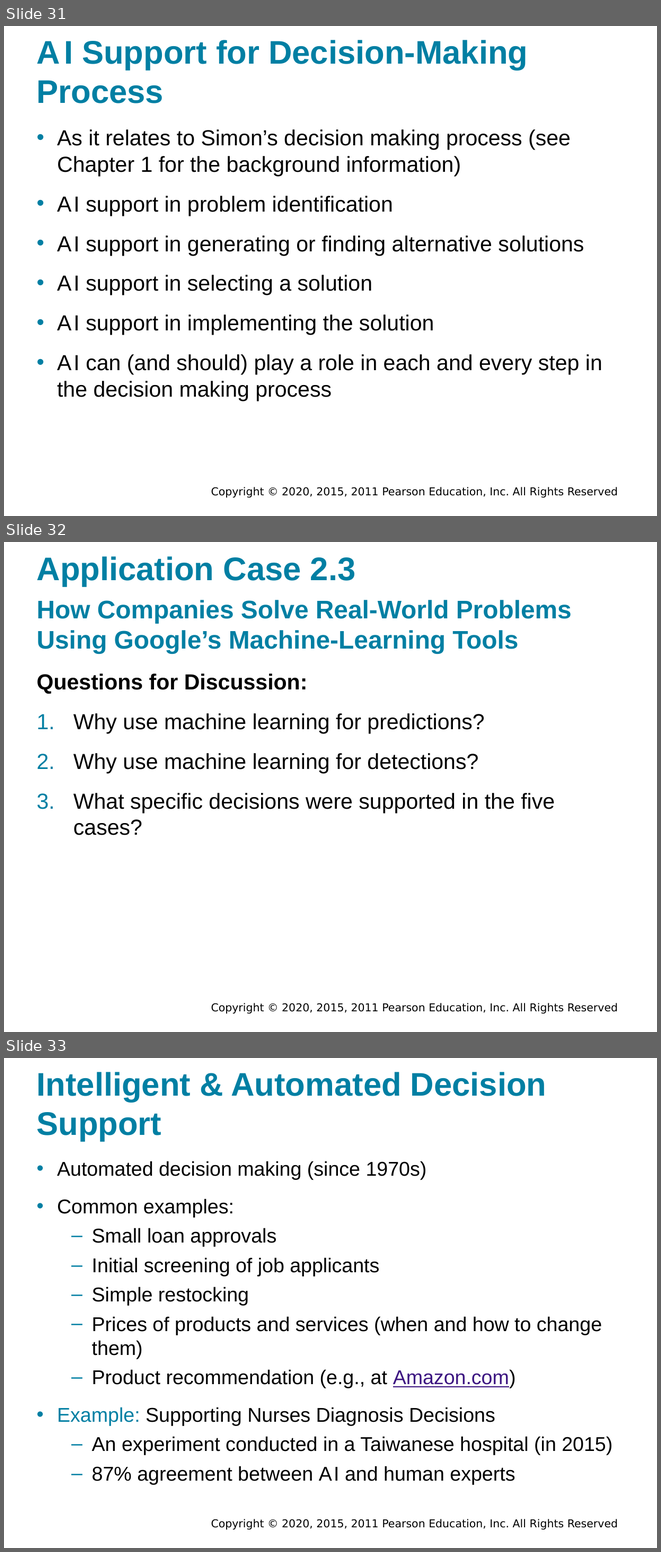
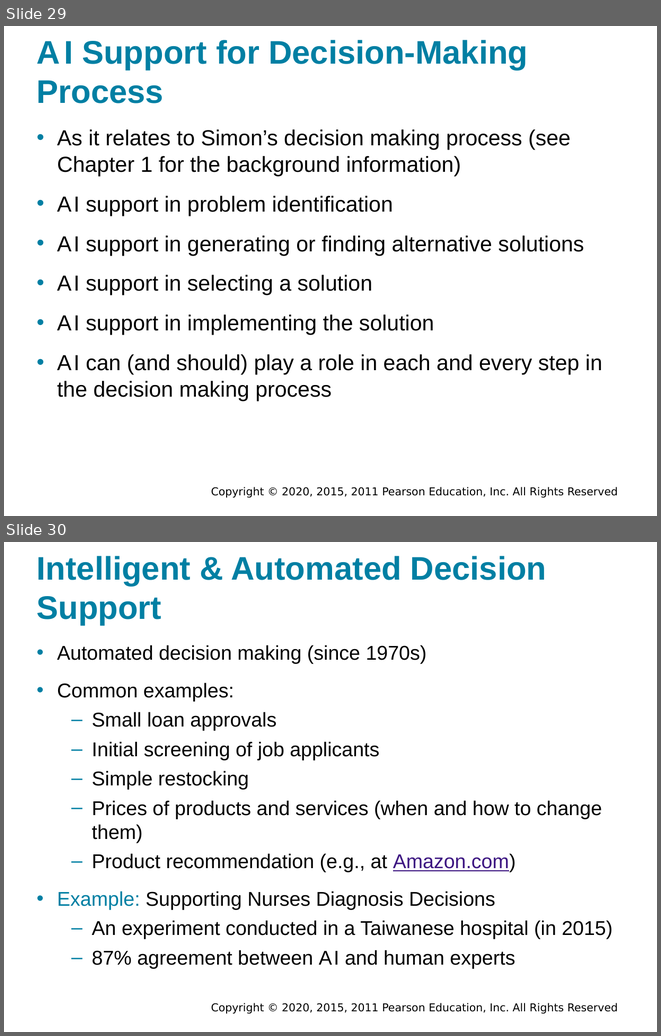
Before and after one commit to walkman617/DS2021, a slide deck: Slides/Sharda_11e_full_accessible_ppt_02.pptx. Shown one above the other, each under a label of ours: slides 31, 32 and 33 before the commit, slides 29 and 30 after it. The pictures are 661x1552 and 661x1036 pixels, drawn with LibreOffice and Linux fonts; fonts in the diff are those of the drawing; background and template pictures are left out. Boxes give left, top, right and bottom in pixels: in the first picture for what was removed or moved away, otherwise in the second. Text is boxed around its words. In the diff, an @@ line names an element or a change of style, - is before the commit and + after.

```diff
--- a/Slides/Sharda_11e_full_accessible_ppt_02.pptx
+++ b/Slides/Sharda_11e_full_accessible_ppt_02.pptx
@@ slide 32 removed at (4,542,657,1032), background #FFFFFF; not listed: 1 template element that a slide beside it also shows @@
@@ title removed at (37,556,356,587) @@
-Application Case 2.3
@@ text removed at (37,600,572,653) @@
-How Companies Solve Real-World Problems Using Google’s Machine-Learning Tools
@@ text removed at (37,673,555,835) @@
-Questions for Discussion:
-1. Why use machine learning for predictions?
-2. Why use machine learning for detections?
-3. What specific decisions were supported in the five cases?
@@ what was slide 31 is now slide 29 @@
@@ what was slide 33 is now slide 30 @@
```
Also in this commit, not shown: 7 other slides removed.
